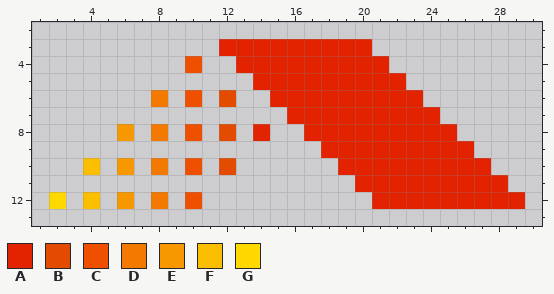
Edited in one commit: pixel-art sprite (space-invewders/assets/sprites/vewd.png). This is how it looked before the edit.
The file is 32x16 pixels. Pixels under 10% opacity are left out. Shown: x 1..30, y 2..13.
Palette (. is transparent): A #e32300  B #e34c00  C #ee5000  D #f37900  E #f79800  F #fcbe00  G #ffd800
Pixels before, first column x 2:
 3 ..........AAAAAAAAA.........
 4 ........C..AAAAAAAAA........
 5 ............AAAAAAAAA.......
 6 ......D.C.B..AAAAAAAAA......
 7 ..............AAAAAAAAA.....
 8 ....E.D.C.B.A..AAAAAAAAA....
 9 ................AAAAAAAAA...
10 ..F.E.D.C.B......AAAAAAAAA..
11 ..................AAAAAAAAA.
12 G.F.E.D.C..........AAAAAAAAA
The same view after the edit:
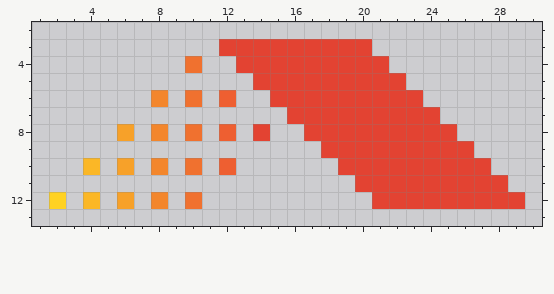
Change:
colour A: #e32300 -> #e34332
colour B: #e34c00 -> #ee5f31
colour C: #ee5000 -> #f0712f
colour D: #f37900 -> #f3862c
colour E: #f79800 -> #f7a129
colour F: #fcbe00 -> #fbb726
colour G: #ffd800 -> #ffd223
Where, in picture pixels (left, top, right, bottom), the same in both pictures:
changed: (49, 39, 525, 209)
